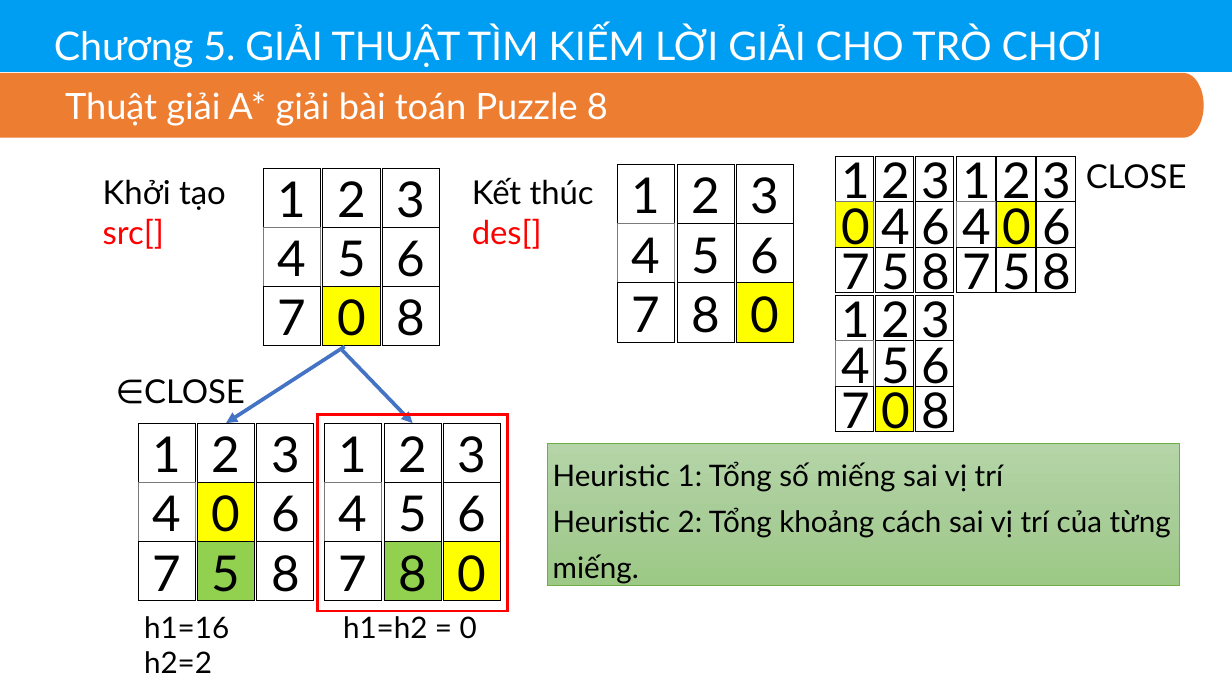
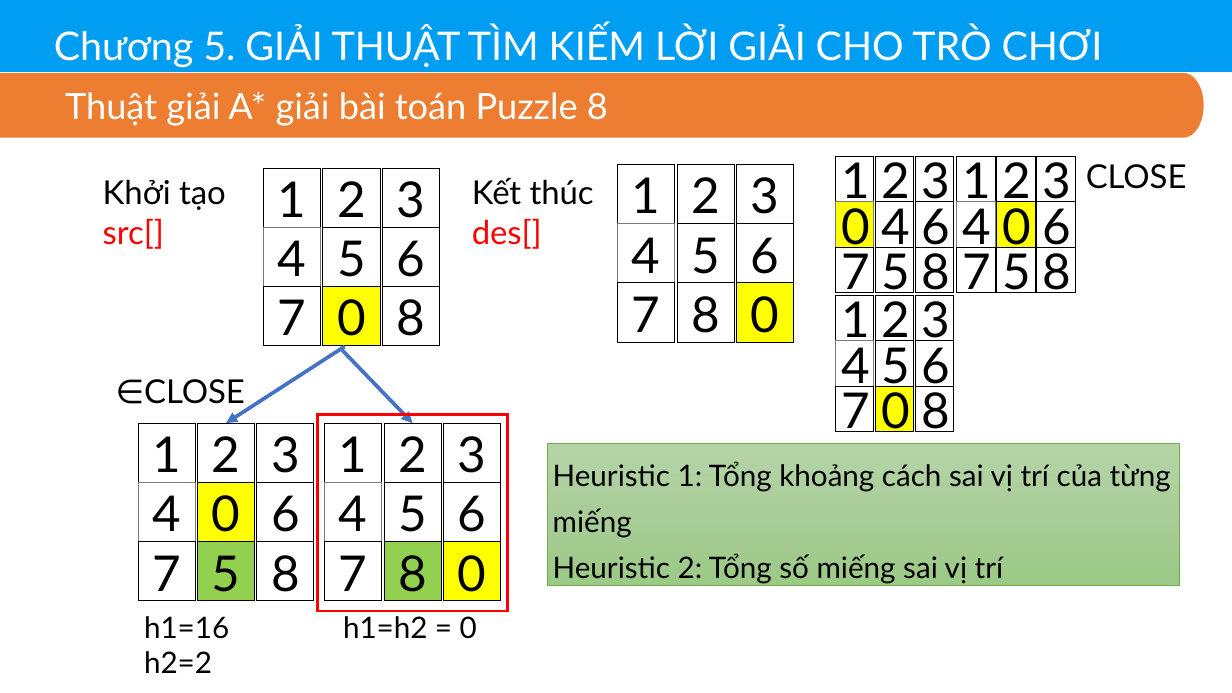
Before and after one commit to thinhdoanvu/AI, a slide deck: slide 6 of guide/Chuong5_Timkiem_Trochoi.pptx. Drawn at 1232x693 pixels with LibreOffice and Linux fonts; fonts in the diff are those of the drawing. Boxes give left, top, right and bottom in pixels: in the first picture for what was removed or moved away, otherwise in the second. Text is boxed around its words. In the diff, an @@ line names an element or a change of style, - is before the commit and + after.

```diff
--- a/guide/Chuong5_Timkiem_Trochoi.pptx
+++ b/guide/Chuong5_Timkiem_Trochoi.pptx
@@ text in rectangle at [553, 461, 1171, 584]: text changed @@
-Heuristic 1: Tổng số miếng sai vị trí
-Heuristic 2: Tổng khoảng cách sai vị trí của từng miếng.
+Heuristic 1: Tổng khoảng cách sai vị trí của từng miếng
+Heuristic 2: Tổng số miếng sai vị trí
```
Also in this commit, not shown: 2 other slides changed, 44 other files.
